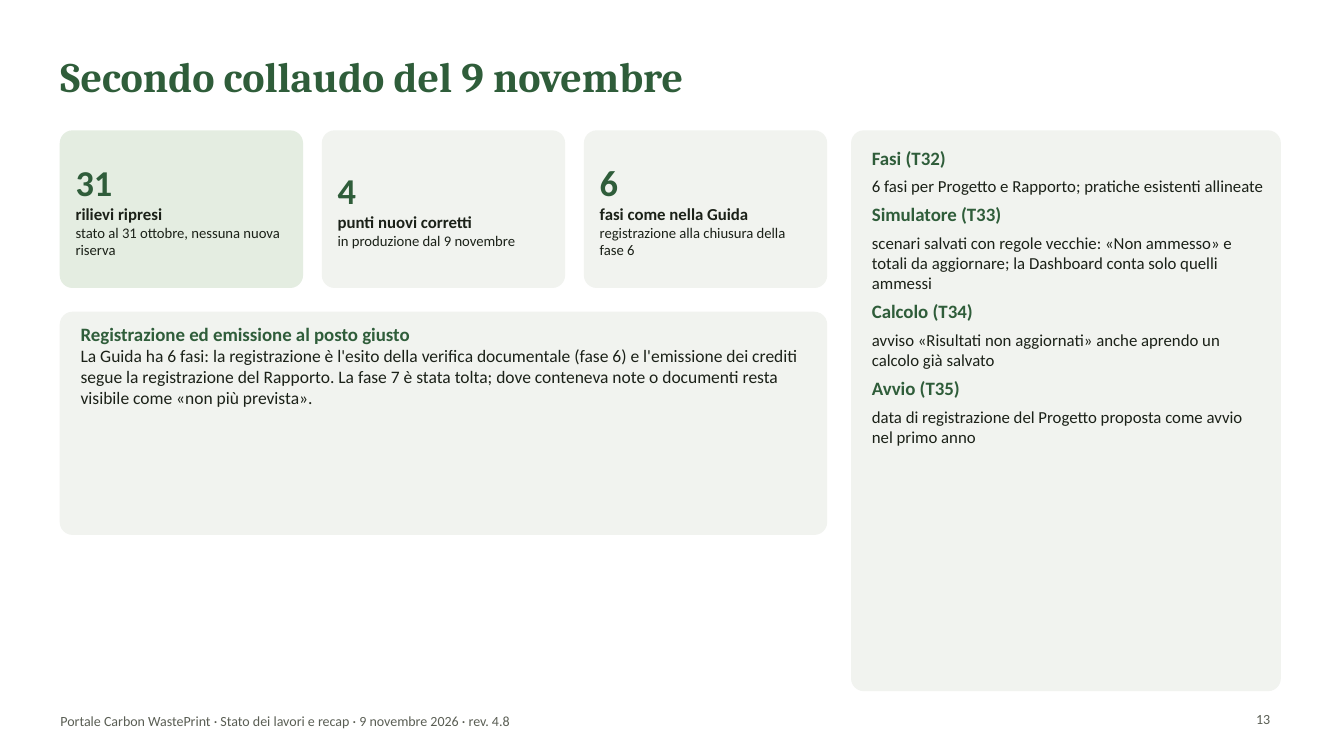
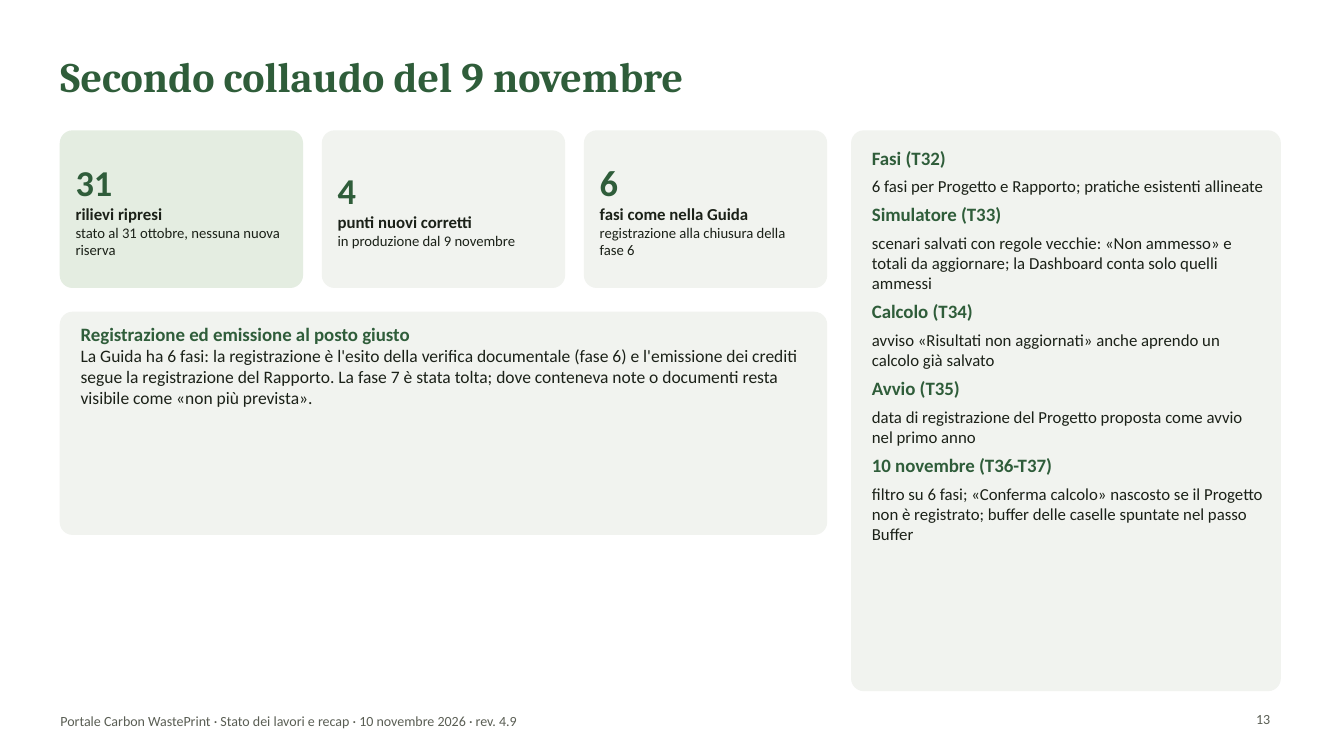
Before and after one commit to lucamorettioperate/portale-cwp, a slide deck: slide 13 of public/documentazione/Presentazione_Portale_CWP.pptx. Drawn at 1344x756 pixels with LibreOffice and Linux fonts; fonts in the diff are those of the drawing; background and template pictures are left out. Boxes give left, top, right and bottom in pixels: in the first picture for what was removed or moved away, otherwise in the second. Text is boxed around its words. In the diff, an @@ line names an element or a change of style, - is before the commit and + after.

```diff
--- a/public/documentazione/Presentazione_Portale_CWP.pptx
+++ b/public/documentazione/Presentazione_Portale_CWP.pptx
@@ text at (872,458,1262,540): paragraphs added @@
+10 novembre (T36-T37)
+filtro su 6 fasi; «Conferma calcolo» nascosto se il Progetto non è registrato; buffer delle caselle spuntate nel passo Buffer
@@ text at (60,716,517,729): text changed @@
-Portale Carbon WastePrint · Stato dei lavori e recap · 9 novembre 2026 · rev. 4.8
+Portale Carbon WastePrint · Stato dei lavori e recap · 10 novembre 2026 · rev. 4.9
```
Also in this commit, not shown: 18 other slides changed, 25 other files.
